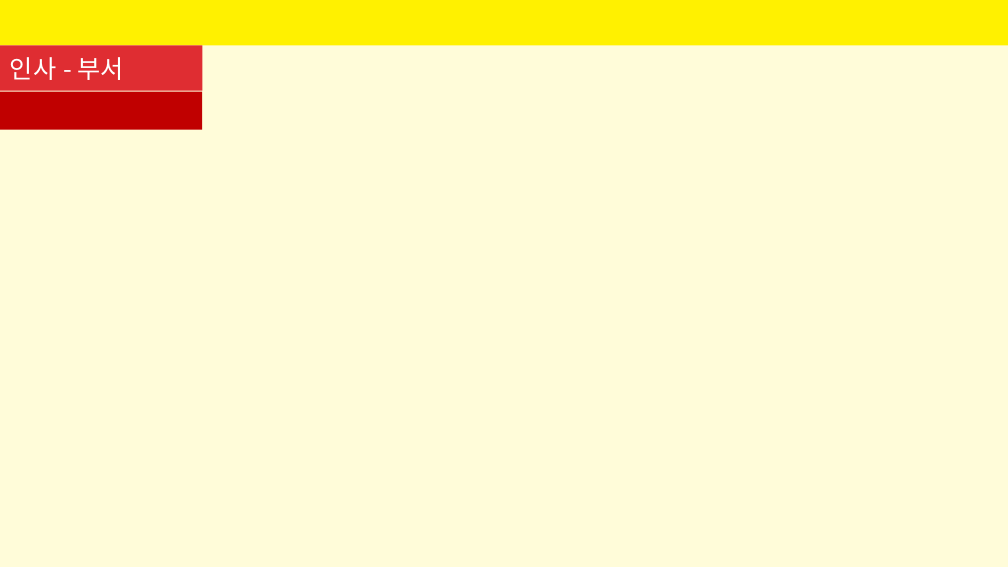
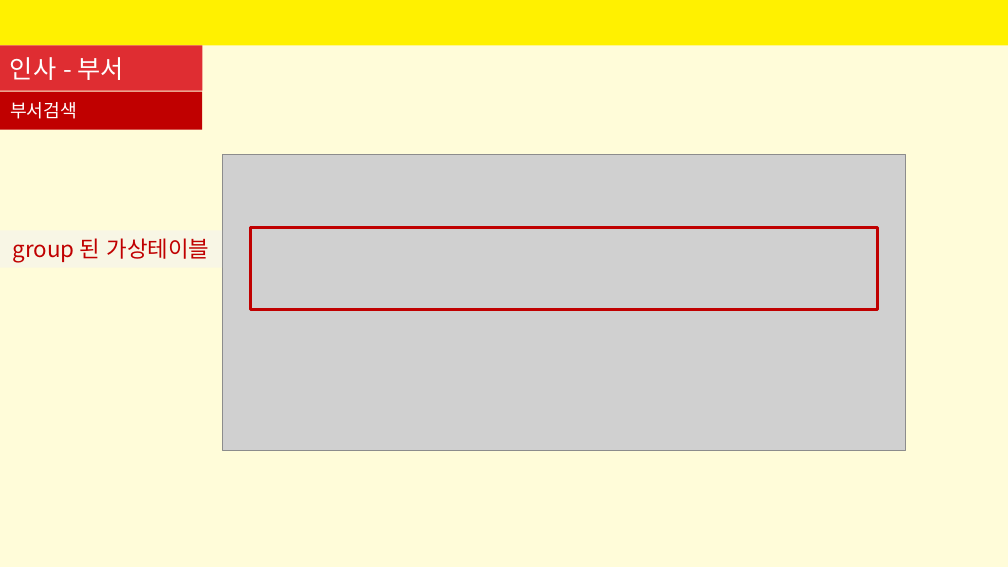
Before and after one commit to SeyoungKim30/HRmanagingApp, a slide deck: slide 31 of 인사프로그램-김세영.pptx (slide 29 before the commit). Drawn at 1008x567 pixels with LibreOffice and Linux fonts; fonts in the diff are those of the drawing; grey boxes stand for pictures. Boxes give left, top, right and bottom in pixels: in the first picture for what was removed or moved away, otherwise in the second. Text is boxed around its words. In the diff, an @@ line names an element or a change of style, - is before the commit and + after.

```diff
--- a/인사프로그램-김세영.pptx
+++ b/인사프로그램-김세영.pptx
@@ text added at (10, 102, 77, 119), 13 pt, text #FFFFFF @@
+부서검색
@@ picture added at (222, 154, 905, 451) @@
@@ rectangle added at (0, 231, 222, 268), fill #F2F2F2 at 50% opacity, 16 pt, text #C00000 @@
+group 된 가상테이블
@@ rectangle added at (251, 228, 878, 309), outline #C00000 2 pt @@
```
Also in this commit, not shown: 2 other slides changed, 8 slides added, 1 slide removed, 6 other files.
